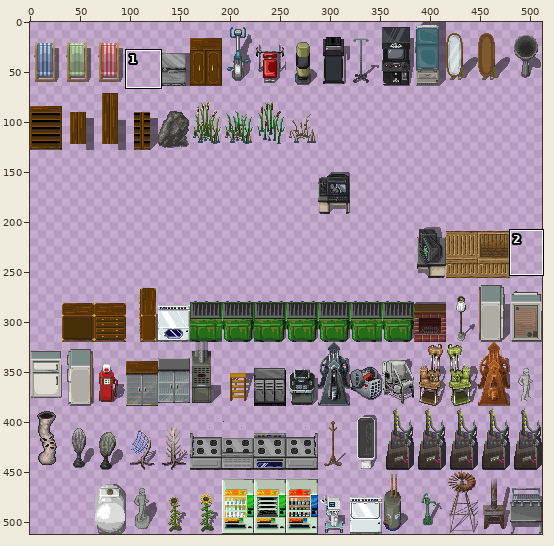
A sprite sheet gets an edit: gfx/ChibiUltica/tallfurniture.png. Above, an overview of the earlier version with the close-up marked.
Close-up. First the earlier version:
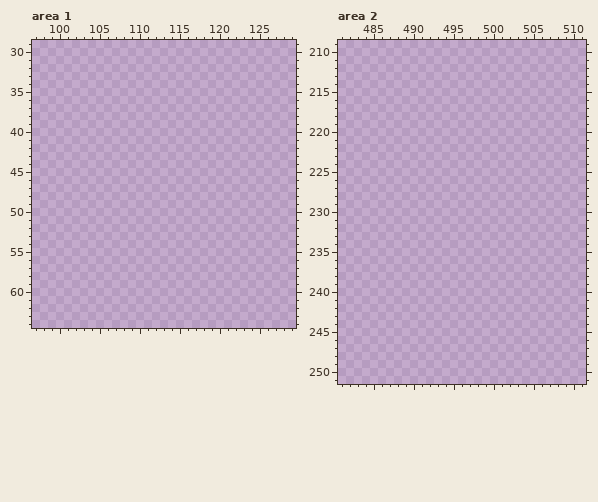
The file is 512x512 pixels. Pixels under 10% opacity are left out. Colours within 5 levels of each other are drawn and written as one. Shown: area 1: x 97..129, y 29..64; area 2: x 481..511, y 209..251. The old version is drawn lined up with the new one. The commit also changed other parts of the picture, which this record leaves out.
The result:
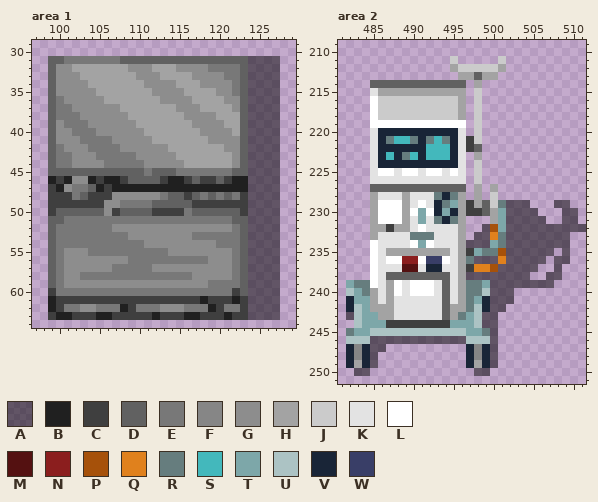
Palette (. is transparent): A #00000080  B #202020  C #3f3f3f  D #616161  E #787878  F #868686  G #8d8d8d  H #a3a3a3  J #cbcbcb  K #e3e3e3  L #ffffff  M #541111  N #8b1e1e  P #a6510a  Q #e0811d  R #667d7e  S #43b8bc  T #7da7a9  U #acc3c4  V #192537  W #393e67
Edits made:
drawings rearranged on the sheet (the old picture shows each at its new place; 7 dropped ones are not shown)
--- area 1
@@ x 97..129 @@
 30 .................................
-31 .................................
-32 .................................
-33 .................................
-34 .................................
-35 .................................
-36 .................................
-37 .................................
-38 .................................
-39 .................................
-40 .................................
-41 .................................
-42 .................................
-43 .................................
-44 .................................
-45 .................................
-46 .................................
-47 .................................
-48 .................................
-49 .................................
-50 .................................
-51 .................................
-52 .................................
-53 .................................
-54 .................................
-55 .................................
-56 .................................
-57 .................................
-58 .................................
-59 .................................
-60 .................................
-61 .................................
-62 .................................
-63 .................................
+31 ..DDEEEEEEEDDDDDDDDDDDDDDDDAAAA..
+32 ..DGGHHHHHHHGGGHHHGGGGEEEEDAAAA..
+33 ..DGGGHHHHHHHGGGHHHHGGGGEEDAAAA..
+34 ..DGGGGHHHHHHHGGGGHHHGGGGEDAAAA..
+35 ..DGGGGGHHHHHHHGGGGHHHHGGEDAAAA..
+36 ..DEGGGGGHHHHHHHGGGGHHHHGGDAAAA..
+37 ..DEEGGGGGGHHHHHHHGGGHHHHGDAAAA..
+38 ..DEEEGGGGGGHHHHHHHGGGGHHHDAAAA..
+39 ..DGEEEGGGGGGHHHHHHHGGGGHHDAAAA..
+40 ..DGGEEEGGGGGGHHHHHHHGGGGHDAAAA..
+41 ..DGGGEEEEGGGGGHHHHHHHGGGGDAAAA..
+42 ..DEGGGEEEEGGGGGGHHHHHHHGGDAAAA..
+43 ..DEEGGGEEEEEGGGGGHHHHHHHGDAAAA..
+44 ..DEEGGGGEEEEEGGGGGHHHHHHGDAAAA..
+45 ..DDDDDDDDDDDDEDDDEEEEEEEDDAAAA..
+46 ..BCBGGBCBBCDDDDCBBCDCCDCBBAAAA..
+47 ..CBGEEDBCBBBBBBBBBBBBBBBBBAAAA..
+48 ..CCCEDCCCGGGGGGEDDCDEDEDECAAAA..
+49 ..CCCCCCCGGEEEEDDDDDCCCCCCCAAAA..
+50 ..CDDDDDDGCDDDDCCCCEDDDDDDCAAAA..
+51 ..DDEEEEEEEEEEEEEEEEEEEEEDDAAAA..
+52 ..DEEEEEEEGGGGGGGGGGGGGGGEDAAAA..
+53 ..DEEEEEEEEEGGGGGGGGEEEEEEDAAAA..
+54 ..DEEEEEEEEEEEGGGGGGGGGEEEDAAAA..
+55 ..DEGGGEEEEEEEEEEGGGGGGGGEDAAAA..
+56 ..DEGGGGGGGGEEEEEEEEEEGGGEDAAAA..
+57 ..DEGGGGGGEEEEEGGGGGGGGGGEDAAAA..
+58 ..DEGGEEEEEEEEEEEEEEGGGGGEDAAAA..
+59 ..DEGGGGGGGGGGGGGGGGGGEEEEDAAAA..
+60 ..CEEEEEEEEEEEEEEEEEEEEEECDAAAA..
+61 ..BCCCCCCCCCCCCCCCCCCBCCCBCAAAA..
+62 ..BCEEGGEEEBCEEEGGGEEEBCEECAAAA..
+63 ..CBBCCCBBCCCCCBCCCBBCCCBCCAAAA..
 64 .................................
--- area 2
@@ x 481..511 @@
 210 ...............................
-211 ...............................
-212 ...............................
-213 ...............................
-214 ...............................
-215 ...............................
-216 ...............................
-217 ...............................
-218 ...............................
-219 ...............................
-220 ...............................
-221 ...............................
-222 ...............................
-223 ...............................
-224 ...............................
-225 ...............................
-226 ...............................
-227 ...............................
-228 ...............................
-229 ...............................
-230 ...............................
-231 ...............................
-232 ...............................
-233 ...............................
-234 ...............................
-235 ...............................
-236 ...............................
-237 ...............................
-238 ...............................
-239 ...............................
-240 ...............................
-241 ...............................
-242 ...............................
-243 ...............................
-244 ...............................
-245 ...............................
-246 ...............................
-247 ...............................
-248 ...............................
-249 ...............................
-250 ...............................
+211 ..............J.....J..........
+212 ..............HJJJJJH..........
+213 ...............HHDHH...........
+214 ....DDDDDDDDDDDD.H.............
+215 ....KHHHHHHHHHHH.J.............
+216 ....LJJJJJJJJJJH.J.............
+217 ....LJJJJJJJJJJH.J.............
+218 ....LJJJJJJJJJJH.J.............
+219 ....LLLLLLLLLLLL.J.............
+220 ....KVVVVVVVVVVK.J.............
+221 ....KVRSSRVRSRVKCJ.............
+222 ....KVVVVVVSSSVKCD.............
+223 ....KVSVRSVSSSVK.H.............
+224 ....KVVVVVVVVVVK.J.............
+225 ....KLLKLLKLLKLK.J.............
+226 ....KKKKKKKKKKKK.J.............
+227 ....DDDDDDDDDDDD.H.H...........
+228 ....HKKKHKKKRVRH.H.J...........
+229 ....HLLLHKLKVRTHCHDJRAAA...AA..
+230 ....HLLLHLTLVTVHCCDHTAAAA...AA.
+231 ....HLLLHKTKRVRH...HTAAAAA..AA.
+232 ....HHCHHKLKKKKH..APTAAAAAAAAAA
+233 ....HKKKKRRRKKKH.AAQRAAAAAAAA..
+234 ....LKKKKLTLKKKHAAATRAAAAAAAA..
+235 ....LKHHHHHHHHKHCTRRPAAAAAA.A..
+236 ....LKLLNNLWWLKHRAAAQAAAAA.AA..
+237 ....LKKKMMKVVKKHCQQPAAAAA..A...
+238 ....LKDDDDDDDDKHAAAAAAAA..AA...
+239 .TRRLKHLKLLLKDKHRRTAAAAAAAA....
+240 .UTRHKHLKLLLKDKHRRUAAA.........
+241 .VTTHKHKKKKKKDKHRTVAAA.........
+242 .VUTHHHKKKKKKDHHRUVAA..........
+243 .AUTTHHKKKKKKDHRTUAA...........
+244 ..UTTTCCCCCCCCTTTUAA...........
+245 .RTTUUUUUUUUUUUUTTRA...........
+246 .UUUAAAAAAAAAAAAUUUA...........
+247 .VFVAA..........VFVA...........
+248 .VFVA...........VFVA...........
+249 .VHVA...........VHVA...........
+250 ..AA.............AA............
 251 ...............................
Boxes around the changes in both close-ups, in picture pixels (x1, y1, x2, y2):
added: (48, 56, 280, 320)
added: (346, 56, 586, 376)
